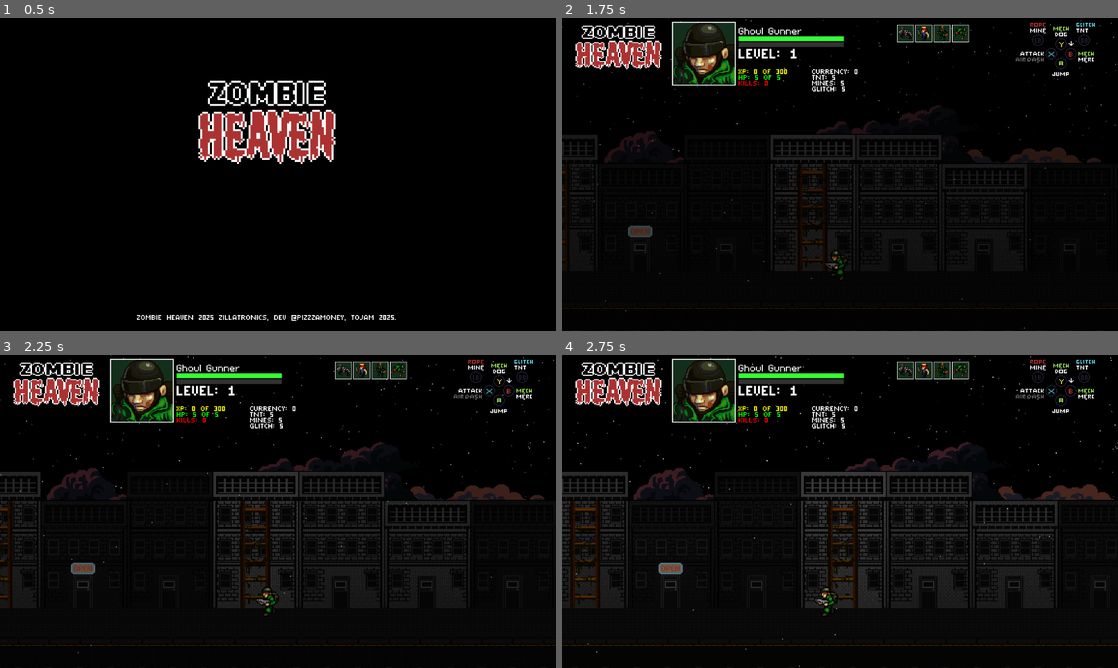
Above: before the commit, frames 1-4 (two rows, left to right).
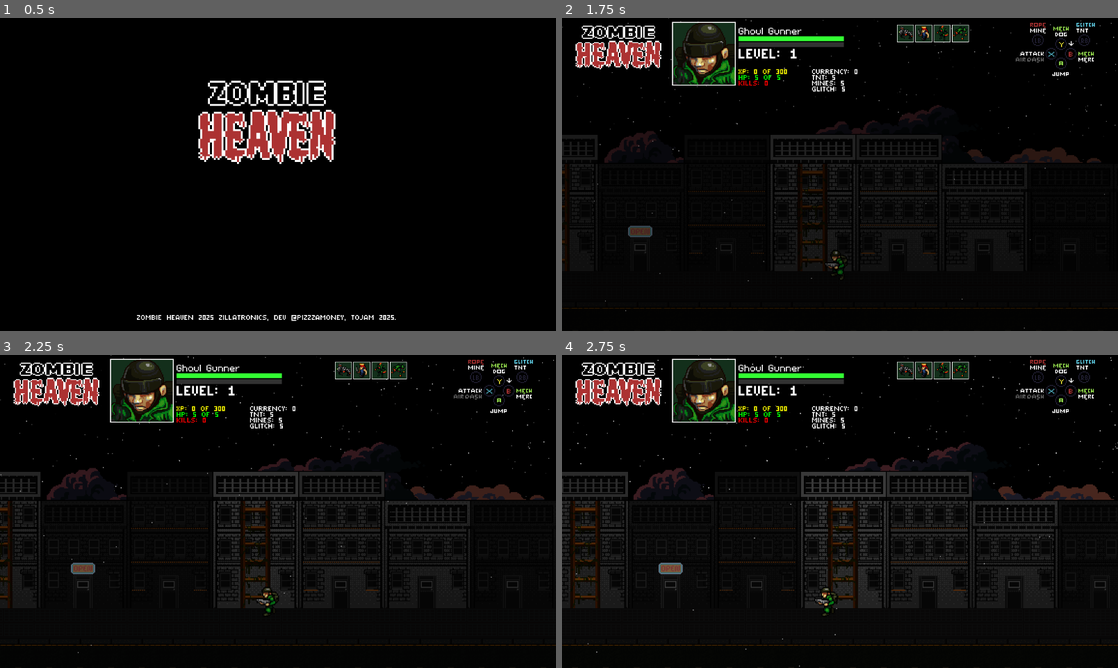
Above: after the commit, the same moments.

Repository: Tekknobot/ZombieSlug
Game: Godot game, scene res://Scenes/Titlescreen.tscn
Two runs of this game, one before a commit and one after it. Both use one fixed random seed, a clock stepped at 60 frames per second and the inputs below.
Inputs:
- Up to frame 1 (0.5 s): no input
- Up to frame 2 (1.75 s): tap Enter (ui_accept) at 0.5, 0.77, 1.52 s; hold Up (ui_up) from 0.53 s (still down)
- Up to frame 3 (2.25 s): release Up (ui_up) at 2.03 s; hold Left (ui_left) from 2.03 s (still down)
- Up to frame 4 (2.75 s): keep holding Left (ui_left)

Frame 1 is identical in both runs. In frame 2, 0.1% of the frame differs, in the area x 22-68%, y 55-76%; in frame 3, 0.2%; in frame 4, 0.2%, in the area x 28-73%, y 55-76%.

Commit message:
Add platforms.

Diff:
--- a/Scenes/Main.tscn
+++ b/Scenes/Main.tscn
@@ -167,7 +167,6 @@
 
 [node name="Music" type="AudioStreamPlayer2D" parent="Soldier"]
 position = Vector2(-98, -35)
-volume_db = -80.0
 script = ExtResource("25_te7ld")
 tracks = Array[AudioStream]([ExtResource("34_f7ybr")])
 
--- a/Scenes/Sprites/block.tscn
+++ b/Scenes/Sprites/block.tscn
@@ -61,6 +61,12 @@
 
 [sub_resource type="RectangleShape2D" id="RectangleShape2D_4cnwb"]
 size = Vector2(267, 20)
+
+[sub_resource type="RectangleShape2D" id="RectangleShape2D_yh62g"]
+size = Vector2(3, 1)
+
+[sub_resource type="RectangleShape2D" id="RectangleShape2D_lfnt8"]
+size = Vector2(80, 1)
 
 [sub_resource type="ShaderMaterial" id="ShaderMaterial_v713k"]
 shader = ExtResource("5_6w86t")
@@ -193,6 +199,70 @@
 position = Vector2(-107.5, -67)
 shape = SubResource("RectangleShape2D_4cnwb")
 
+[node name="Platforms" type="Node2D" parent="."]
+
+[node name="Platform" type="StaticBody2D" parent="Platforms" groups=["Roof"]]
+position = Vector2(13, -4)
+script = ExtResource("9_yn6pc")
+
+[node name="CollisionShape2D" type="CollisionShape2D" parent="Platforms/Platform"]
+shape = SubResource("RectangleShape2D_yh62g")
+
+[node name="Platform2" type="StaticBody2D" parent="Platforms" groups=["Roof"]]
+position = Vector2(-51, -4)
+script = ExtResource("9_yn6pc")
+
+[node name="CollisionShape2D" type="CollisionShape2D" parent="Platforms/Platform2"]
+position = Vector2(0.5, 0)
+shape = SubResource("RectangleShape2D_yh62g")
+
+[node name="Platform3" type="StaticBody2D" parent="Platforms" groups=["Roof"]]
+position = Vector2(13, -40)
+script = ExtResource("9_yn6pc")
+
+[node name="CollisionShape2D" type="CollisionShape2D" parent="Platforms/Platform3"]
+position = Vector2(-32, 11)
+shape = SubResource("RectangleShape2D_lfnt8")
+
+[node name="Platform4" type="StaticBody2D" parent="Platforms" groups=["Roof"]]
+position = Vector2(13, -39)
+script = ExtResource("9_yn6pc")
+
+[node name="CollisionShape2D" type="CollisionShape2D" parent="Platforms/Platform4"]
+position = Vector2(-32, -27)
+shape = SubResource("RectangleShape2D_lfnt8")
+
+[node name="Platform5" type="StaticBody2D" parent="Platforms" groups=["Roof"]]
+position = Vector2(191, -4)
+script = ExtResource("9_yn6pc")
+
+[node name="CollisionShape2D" type="CollisionShape2D" parent="Platforms/Platform5"]
+shape = SubResource("RectangleShape2D_yh62g")
+
+[node name="Platform6" type="StaticBody2D" parent="Platforms" groups=["Roof"]]
+position = Vector2(127, -4)
+script = ExtResource("9_yn6pc")
+
+[node name="CollisionShape2D" type="CollisionShape2D" parent="Platforms/Platform6"]
+position = Vector2(0.5, 0)
+shape = SubResource("RectangleShape2D_yh62g")
+
+[node name="Platform7" type="StaticBody2D" parent="Platforms" groups=["Roof"]]
+position = Vector2(191, -40)
+script = ExtResource("9_yn6pc")
+
+[node name="CollisionShape2D" type="CollisionShape2D" parent="Platforms/Platform7"]
+position = Vector2(-32, 11)
+shape = SubResource("RectangleShape2D_lfnt8")
+
+[node name="Platform8" type="StaticBody2D" parent="Platforms" groups=["Roof"]]
+position = Vector2(191, -39)
+script = ExtResource("9_yn6pc")
+
+[node name="CollisionShape2D" type="CollisionShape2D" parent="Platforms/Platform8"]
+position = Vector2(-32, -27)
+shape = SubResource("RectangleShape2D_lfnt8")
+
 [node name="Floor" type="Node2D" parent="."]
 position = Vector2(0, -17)
 
--- a/Scripts/soldier.gd
+++ b/Scripts/soldier.gd
@@ -115,7 +115,7 @@
 var is_climbing: bool = false
 
 # how long we disable one-way before re-enabling
-const DROP_THROUGH_TIME := 0.4
+const DROP_THROUGH_TIME := 0.1
 
 @export var extra_spawn_offset: float = 16.0  # tweak-able in the inspector
 
Binary file changed: Assets/Backgrounds/City_block.png
Not shown: 1 places in Scenes/Sprites/block.tscn that only renumber resources
